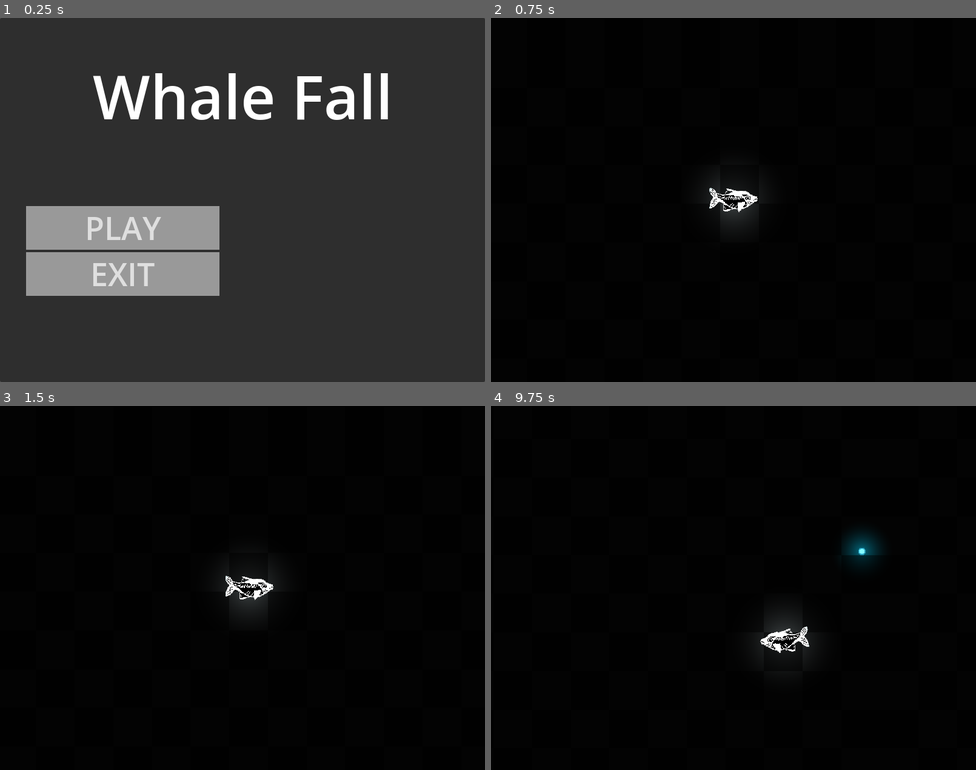
Above: before the commit, frames 1-4 (two rows, left to right).
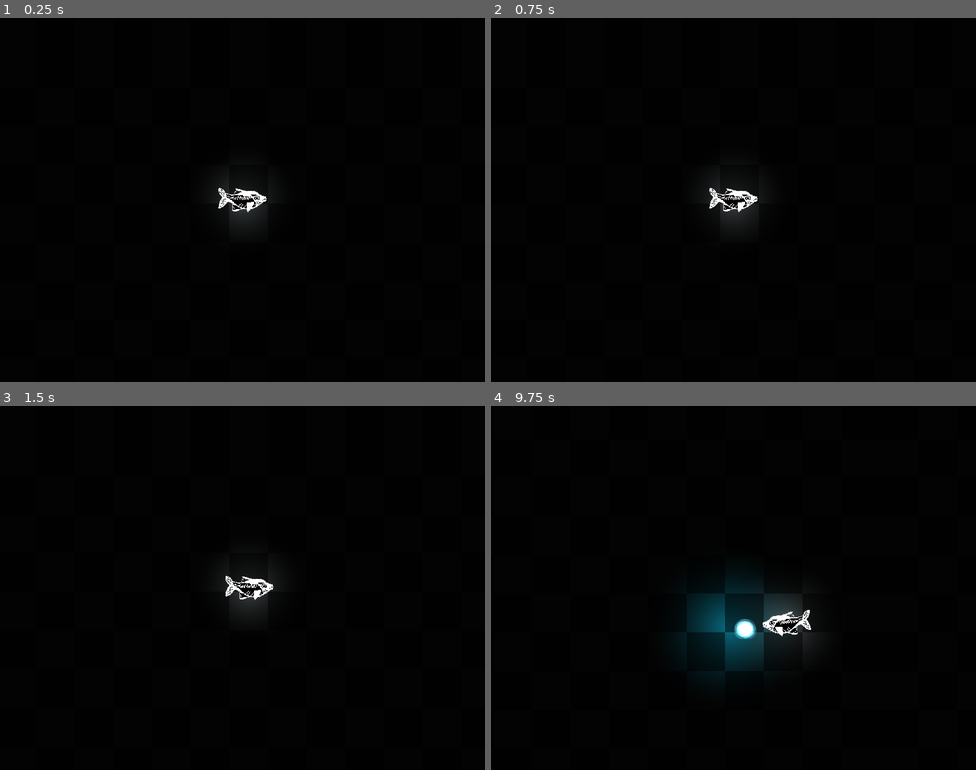
Above: after the commit, the same moments.

Repository: EdmarDev/ld57
Game: Godot game, scene res://main.tscn
Two runs of this game, one before a commit and one after it. Both use one fixed random seed, a clock stepped at 60 frames per second and the inputs below. Before the commit the project starts from res://Menu.tscn.
Inputs (mouse positions are in pixels of both pictures, inside the frame that each line leads up to):
- Up to frame 1 (0.25 s): no input
- Up to frame 2 (0.75 s): click (612, 229) at 0.5 s, where only the run before the commit has a clickable "PLAY"
- Up to frame 3 (1.5 s): tap Enter at 1.25 s; hold D (move_right) from 1.28 s (still down); tap Space (spit) at 1.35 s
- Up to frame 4 (9.75 s): release D (move_right) at 2.03 s; hold S (move_down) 2.03-2.78 s; tap Space (spit) every 0.75 s from 2.1 to 9.6 s; hold D (move_right) 2.78-3.53 s; hold W (move_up) 3.53-4.28 s; hold A (move_left) 4.28-5.78 s; hold S (move_down) 5.78-6.53 s; hold D (move_right) 6.53-7.28 s; hold W (move_up) 7.28-8.03 s; hold D (move_right) 8.03-8.78 s; hold S (move_down) 8.78-9.53 s; hold A (move_left) from 9.53 s (still down)

The runs differ from the first frame. In frame 1, 100% of the frame differs, in the area x 0-100%, y 0-100%; in frame 2, nothing differs; in frame 3, nothing differs; in frame 4, 4.7%.
Error before the commit: Attempt to call function 'play' in base 'null instance' on a null instance. (res://menu.gd:15)

Commit message:
fix: player sound effects

Diff:
--- a/gameplay.tscn
+++ b/gameplay.tscn
@@ -1,14 +1,12 @@
-[gd_scene load_steps=18 format=3 uid="uid://cjyafkeljrhm5"]
+[gd_scene load_steps=16 format=3 uid="uid://cjyafkeljrhm5"]
 
 [ext_resource type="Texture2D" uid="uid://dbrdpuxwvt7is" path="res://test-bg.png" id="1_ej4tk"]
-[ext_resource type="Script" uid="uid://drryejaqbc1mg" path="res://gameplay.gd" id="1_fbudy"]
+[ext_resource type="Script" path="res://gameplay.gd" id="1_fbudy"]
 [ext_resource type="PackedScene" uid="uid://catc6xlq66st4" path="res://player/player.tscn" id="2_oe8ih"]
 [ext_resource type="Script" uid="uid://b227ck7kkn3hw" path="res://player/player_camera.gd" id="2_smepj"]
 [ext_resource type="Script" uid="uid://dfxktoiik3q5r" path="res://pickup/pickup_spawner.gd" id="4_xuee5"]
 [ext_resource type="Script" uid="uid://flqqofccjmbu" path="res://enemies/enemy_spawner.gd" id="5_smepj"]
 [ext_resource type="AudioStream" uid="uid://duchc23l0pbvp" path="res://Sound/Sanity Unravels.MP3" id="7_0m7cd"]
-[ext_resource type="AudioStream" uid="uid://3byc0v1se0ce" path="res://Sound/spit effect.mp3" id="8_0m7cd"]
-[ext_resource type="AudioStream" uid="uid://cnepfhavwfu16" path="res://Sound/bite effect.mp3" id="9_tyrfw"]
 [ext_resource type="AudioStream" uid="uid://c4j0kf21ja3pq" path="res://Sound/restart effect.mp3" id="10_eod45"]
 [ext_resource type="AudioStream" uid="uid://bf2h2q4ld3gis" path="res://Sound/collect 1 effect.mp3" id="11_nwk8b"]
 [ext_resource type="AudioStream" uid="uid://clnu887x3p4xk" path="res://Sound/collect 2 effect.mp3" id="12_x2ust"]
@@ -118,16 +116,6 @@
 autoplay = true
 parameters/looping = true
 
-[node name="AuSPspit" type="AudioStreamPlayer2D" parent="sounds"]
-stream = ExtResource("8_0m7cd")
-volume_db = 11.885
-pitch_scale = 0.62
-
-[node name="AuSPbite" type="AudioStreamPlayer2D" parent="sounds"]
-stream = ExtResource("9_tyrfw")
-volume_db = 11.885
-pitch_scale = 0.62
-
 [node name="AuSrespawn" type="AudioStreamPlayer" parent="sounds"]
 stream = ExtResource("10_eod45")
 autoplay = true
--- a/player/player.gd
+++ b/player/player.gd
@@ -17,6 +17,8 @@
 @export var killable: Killable
 @onready var _sprite := %Sprite as Sprite2D
 @onready var _spit_pos := %SpitPosition as Marker2D
+@onready var _spit_sfx := $SFX/Spit as AudioStreamPlayer2D
+@onready var _death_sfx := $SFX/Death as AudioStreamPlayer2D
 
 signal charged
 signal charge_depleted
@@ -28,7 +30,6 @@
 func _process(_delta):
 	if Input.is_action_just_pressed("spit") && _current_charges > 0:
 		_spit_light()
-		$"../AuSPspit".play()
 
 
 func _physics_process(delta: float):
@@ -81,6 +82,8 @@
 	if _flipped:
 		burst.scale.x = -1
 
+	_spit_sfx.play()
+
 
 func charge():
 	_current_charges = min(_max_charges, _current_charges + 1)
@@ -95,7 +98,6 @@
 	set_process(false)
 	set_physics_process(false)
 	visible = false
-	position = Vector2(-99999, 99999)
-	$"../AuSPbite".play()
-	var timer = get_tree().create_timer(1.5)
+	_death_sfx.play()
+	var timer = get_tree().create_timer(3.5)
 	timer.timeout.connect(get_tree().reload_current_scene)
--- a/player/player.tscn
+++ b/player/player.tscn
@@ -1,9 +1,11 @@
-[gd_scene load_steps=10 format=3 uid="uid://catc6xlq66st4"]
+[gd_scene load_steps=12 format=3 uid="uid://catc6xlq66st4"]
 
 [ext_resource type="Script" uid="uid://btm241f08floe" path="res://player/player.gd" id="1_rkbax"]
 [ext_resource type="Texture2D" uid="uid://blbyk6v08f21s" path="res://player/fish.png" id="2_g1dw6"]
 [ext_resource type="Script" uid="uid://jtvj0fyuh15f" path="res://player/player_light.gd" id="3_g1dw6"]
 [ext_resource type="Script" uid="uid://6erhhi6yldwb" path="res://player/killable.gd" id="4_yw30f"]
+[ext_resource type="AudioStream" uid="uid://3byc0v1se0ce" path="res://Sound/spit effect.mp3" id="5_qjkh3"]
+[ext_resource type="AudioStream" uid="uid://cnepfhavwfu16" path="res://Sound/bite effect.mp3" id="6_g6k8r"]
 
 [sub_resource type="CircleShape2D" id="CircleShape2D_1bvp3"]
 radius = 20.0
@@ -71,3 +73,15 @@
 unique_name_in_owner = true
 script = ExtResource("4_yw30f")
 _delete_parent = false
+
+[node name="SFX" type="Node2D" parent="."]
+
+[node name="Spit" type="AudioStreamPlayer2D" parent="SFX"]
+stream = ExtResource("5_qjkh3")
+volume_db = 11.885
+pitch_scale = 0.62
+
+[node name="Death" type="AudioStreamPlayer2D" parent="SFX"]
+stream = ExtResource("6_g6k8r")
+volume_db = 11.885
+pitch_scale = 0.62
--- a/project.godot
+++ b/project.godot
@@ -11,7 +11,7 @@
 [application]
 
 config/name="LD 57"
-run/main_scene="uid://dir0q1ib2tpl"
+run/main_scene="uid://knmea1a104a3"
 config/features=PackedStringArray("4.4", "GL Compatibility")
 config/icon="res://icon.svg"
 
Not shown: 1 places in Menu.tscn that only renumber resources
